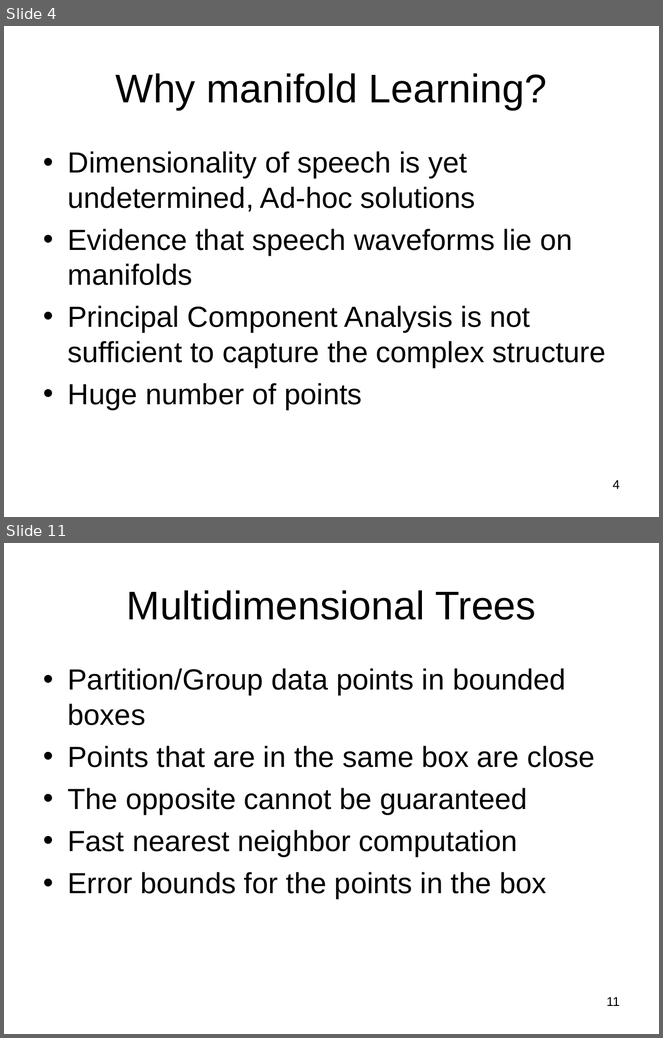
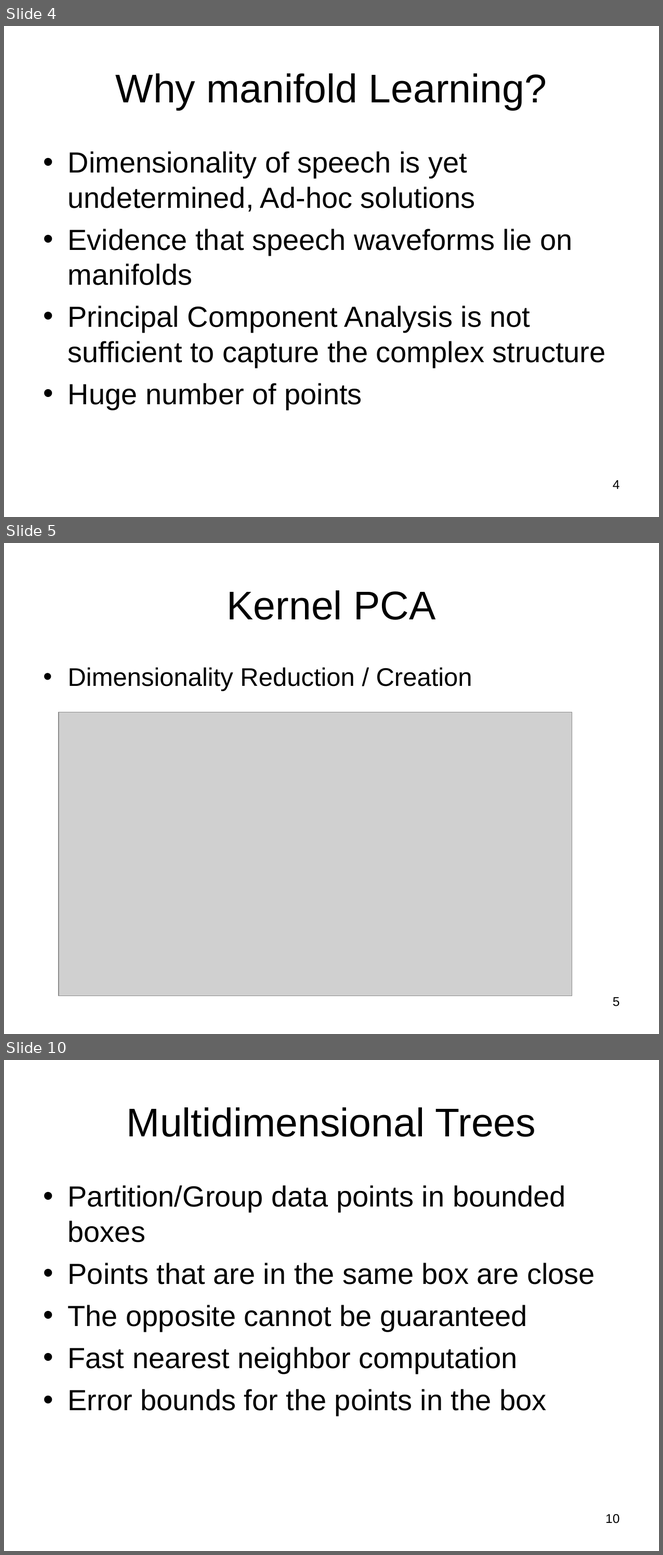
Before and after one commit to subailong/mlpack, a slide deck: fastlib/u/nvasil/docs/proposal/proposal.ppt. Shown one above the other, each under a label of ours: slides 4 and 11 before the commit, slides 4, 5 and 10 after it; the slides between them are not shown. The pictures are 663x1038 and 663x1555 pixels, drawn with LibreOffice and Linux fonts; fonts in the diff are those of the drawing; grey boxes stand for pictures. Boxes give left, top, right and bottom in pixels: in the first picture for what was removed or moved away, otherwise in the second. Text is boxed around its words. In the diff, an @@ line names an element or a change of style, - is before the commit and + after.

```diff
--- a/fastlib/u/nvasil/docs/proposal/proposal.ppt
+++ b/fastlib/u/nvasil/docs/proposal/proposal.ppt
@@ slide 5 added at (4,543,659,1034), background #FFFFFF @@
@@ title added at (227,590,436,620), 44 pt, text #000000 @@
+Kernel PCA
@@ text added at (68,667,473,691), 28 pt, text #000000 @@
+• Dimensionality Reduction / Creation
@@ picture added at (59,712,572,996) @@
@@ page number added at (613,997,620,1007), 14 pt, text #000000 @@
+5
@@ what was slide 11 is now slide 10 @@
@@ page number at (606,1514,620,1524): text changed @@
-11
+10
```
Also in this commit, not shown: 23 slides changed, 10 other slides added, 9 slides removed.
